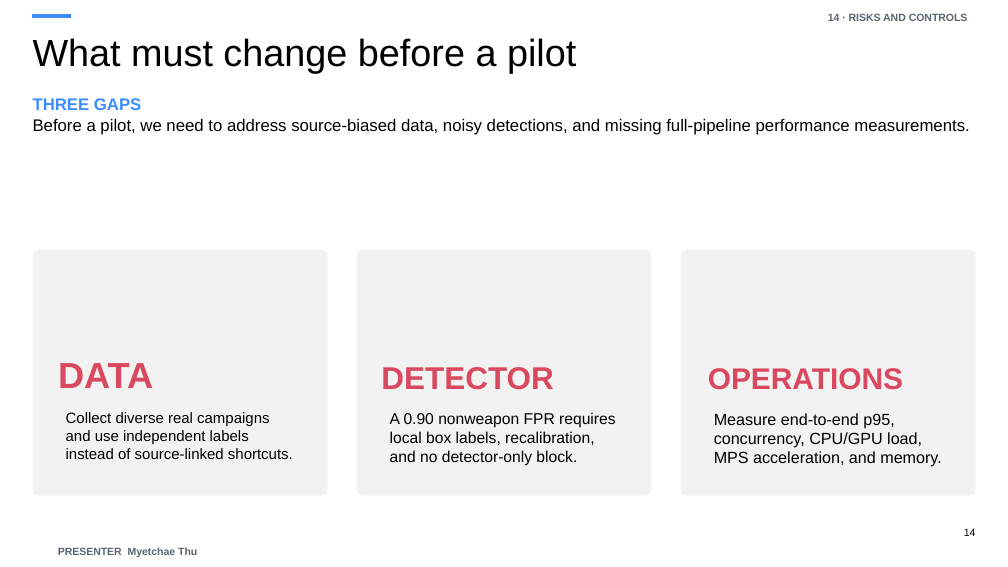
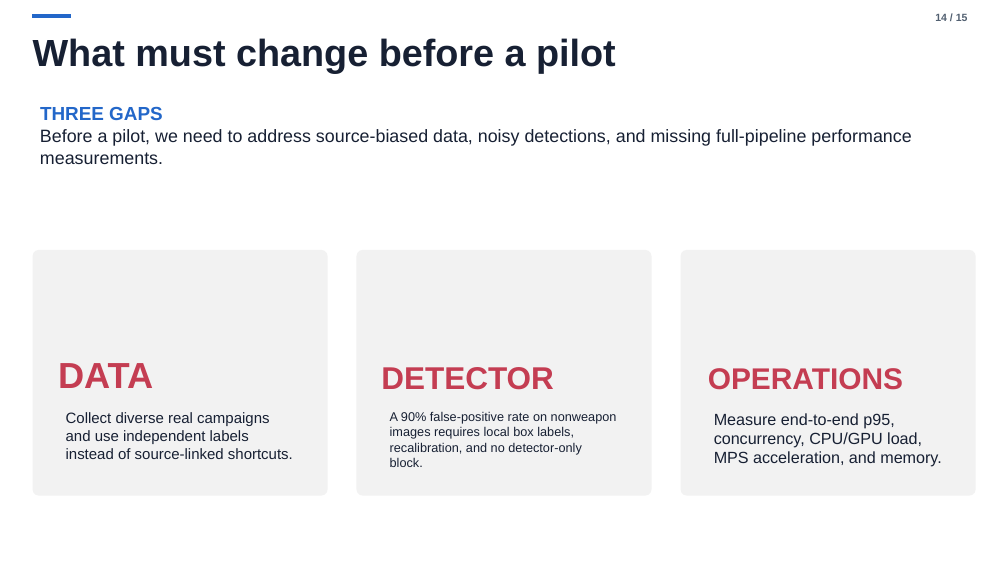
Before and after one commit to Swarnaditya-Maitra/MS_DSP_462_ComputerVision_ad-safety-moderation-pipeline, a slide deck: slide 14 of outputs/presentation/ad_safety_management_presentation.pptx. Drawn at 1008x567 pixels with LibreOffice and Linux fonts; fonts in the diff are those of the drawing. Boxes give left, top, right and bottom in pixels: in the first picture for what was removed or moved away, otherwise in the second. Text is boxed around its words. In the diff, an @@ line names an element or a change of style, - is before the commit and + after.

```diff
--- a/outputs/presentation/ad_safety_management_presentation.pptx
+++ b/outputs/presentation/ad_safety_management_presentation.pptx
@@ text "What must change before a ..." at [33,38,616,73]: text colour #000000 to #172033, bold on @@
@@ rectangle at [33,14,70,17]: fill #3D8DFF to #2367C9; outline #3D8DFF 0 pt to #2367C9 0 pt @@
@@ text removed at [828,13,968,21] @@
-14 · RISKS AND CONTROLS
@@ text "14 / 15" at [935,14,968,21]: vertical alignment bottom to middle @@
@@ text at [935,14,968,21]: text changed; text colour #000000 to #526071; bold on @@
-14
+14 / 15
@@ text at [33,98,141,110]: paragraph removed @@
-THREE GAPS
@@ text added at [40,106,163,120], 18 pt, text #2367C9, bold @@
+THREE GAPS
@@ text "Before a pilot, we need ...": place and size @@
-text "Before a pilot, we need ..." at [33,98,969,135]
+text "Before a pilot, we need ..." at [40,129,911,164]
@@ text "Before a pilot, we need ..." at [40,129,911,164]: size 16 to 17 pt, text colour #000000 to #172033 @@
@@ text colour #D9485F to #C43D52 in 3 elements at [58,363,153,388], [381,367,554,390], [708,368,903,390] @@
@@ text "Collect diverse real campaigns and ..." at [66,412,293,459]: text colour #000000 to #172033 @@
@@ text at [390,412,617,467]: text changed; size 15 to 12.1 pt; text colour #000000 to #172033 @@
-A 0.90 nonweapon FPR requires local box labels, recalibration, and no detector-only block.
+A 90% false-positive rate on nonweapon images requires local box labels, recalibration, and no detector-only block.
@@ text "Measure end-to-end p95, concurrency, CPU/GPU ..." at [714,413,941,467]: text colour #000000 to #172033 @@
@@ text removed at [58,547,197,557] @@
-PRESENTER Myetchae Thu
```
Also in this commit, not shown: 9 other slides changed, 5 slides added, 5 slides removed, 13 other files.
